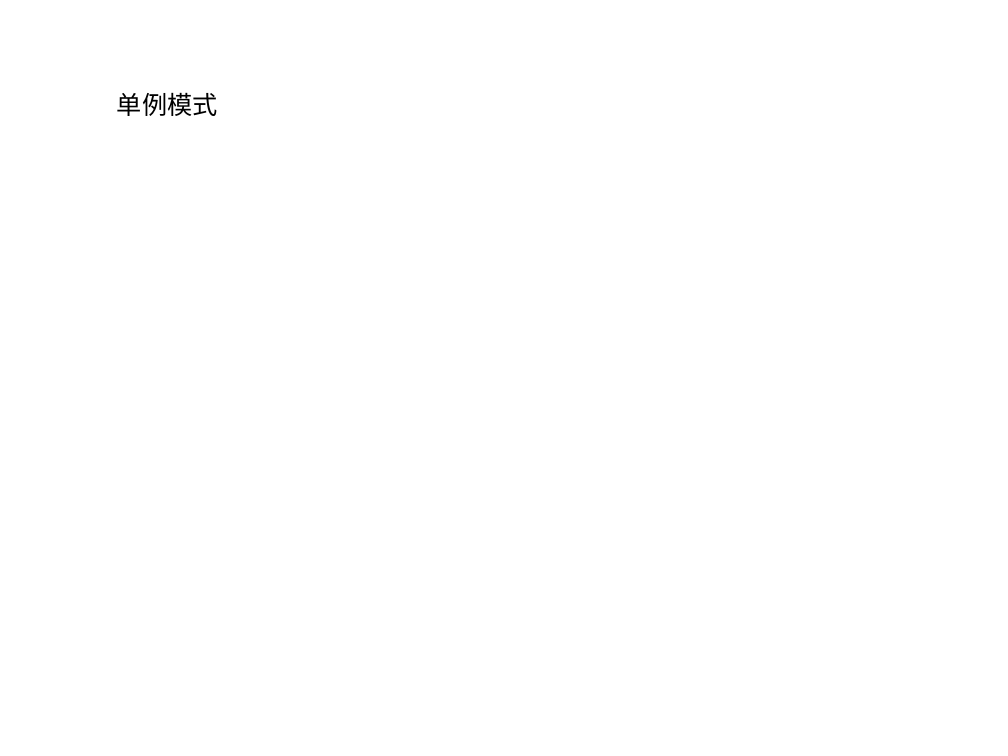
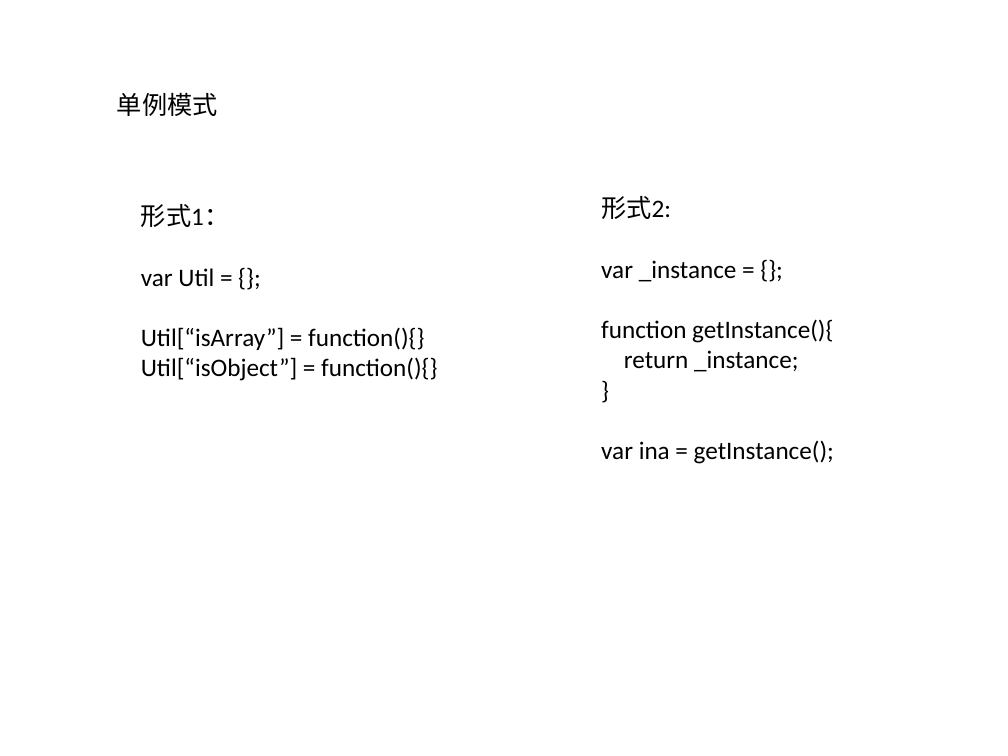
Before and after one commit to linfenpan/flamingo, a slide deck: slide 2 of share/简单的设计模式.pptx. Drawn at 1008x756 pixels with LibreOffice and Linux fonts; fonts in the diff are those of the drawing. Boxes give left, top, right and bottom in pixels: in the first picture for what was removed or moved away, otherwise in the second. Text is boxed around its words. In the diff, an @@ line names an element or a change of style, - is before the commit and + after.

```diff
--- a/share/简单的设计模式.pptx
+++ b/share/简单的设计模式.pptx
@@ text added at [141,204,437,381], 18 pt, text #000000 @@
+形式1：
+var Util = {};
+Util[“isArray”] = function(){}
+Util[“isObject”] = function(){}
@@ text added at [601,196,834,464], 18 pt, text #000000 @@
+形式2:
+var _instance = {};
+function getInstance(){
+return _instance;
+}
+var ina = getInstance();
```
Also in this commit, not shown: 7 other slides changed, 1 slide removed, 22 other files.
